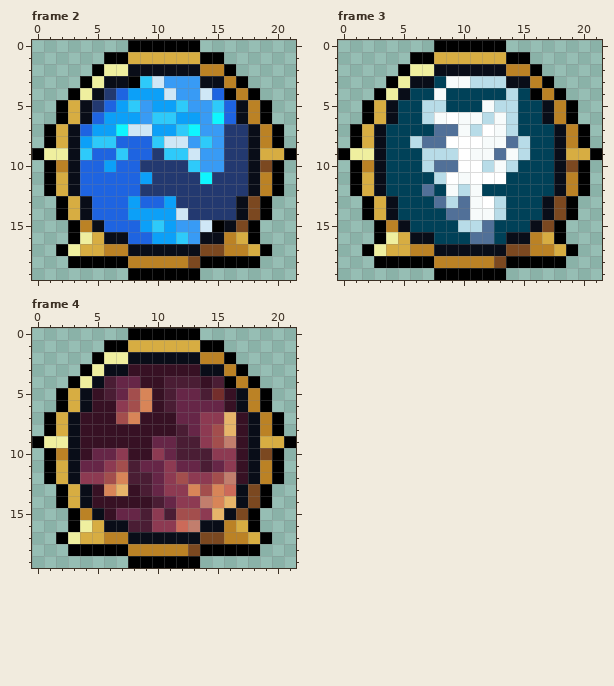
Pixel-art file -- packages/client/src/assets/ui{m}/spellSchools-small.aseprite. The picture above is the old version.
22x20 pixels, 6 frames. Colours within 5 levels of each other are drawn and written as one. Shown: frame 2, frame 3, frame 4. The commit also changed other frames, which this record leaves out.
And afterwards:
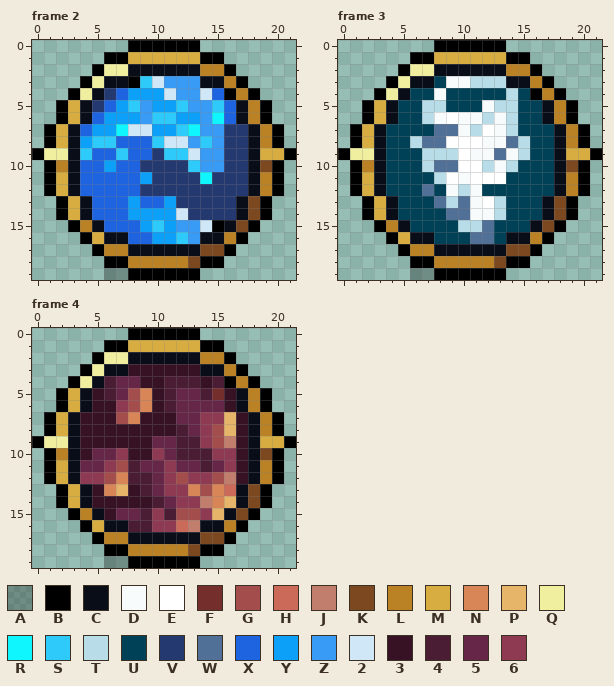
Palette (. is transparent): A #00000043  B #000000  C #090d18  D #f7fbfb  E #ffffff  F #742e2c  G #a34e4d  H #cc6a59  J #c27e6d  K #7b4820  L #bb8225  M #d7ad42  N #d88558  P #e7b56a  Q #efef9f  R #0ff6ff  S #2ecafa  T #b8dce8  U #004158  V #233970  W #517098  X #1e64e1  Y #0ca0f8  Z #389bf5  2 #cfe7f6  3 #371124  4 #4a1d34  5 #662647  6 #8d3a52
Changes in this commit:
Frame 2, layer "frame":
y 16: x 3..4 BQ -> .B; x 17..18 MB -> B.
y 17: x 2..5 BQMM -> ...B; x 16..19 LLMB -> B...
y 18: x 3..5 BBB -> ...; x 16..18 BBB -> ...
y 19: x 6..7 .. -> AA
Frame 3, layer "frame": the same change as frame 2
Frame 4, layer "frame": the same change as frame 2
Pixel boxes of the changes (left, top, right, bottom) in both pictures:
changed: (56, 232, 128, 280)
changed: (224, 232, 272, 268)
changed: (362, 232, 434, 280)
changed: (530, 232, 578, 268)
changed: (56, 520, 128, 568)
changed: (224, 520, 272, 556)
